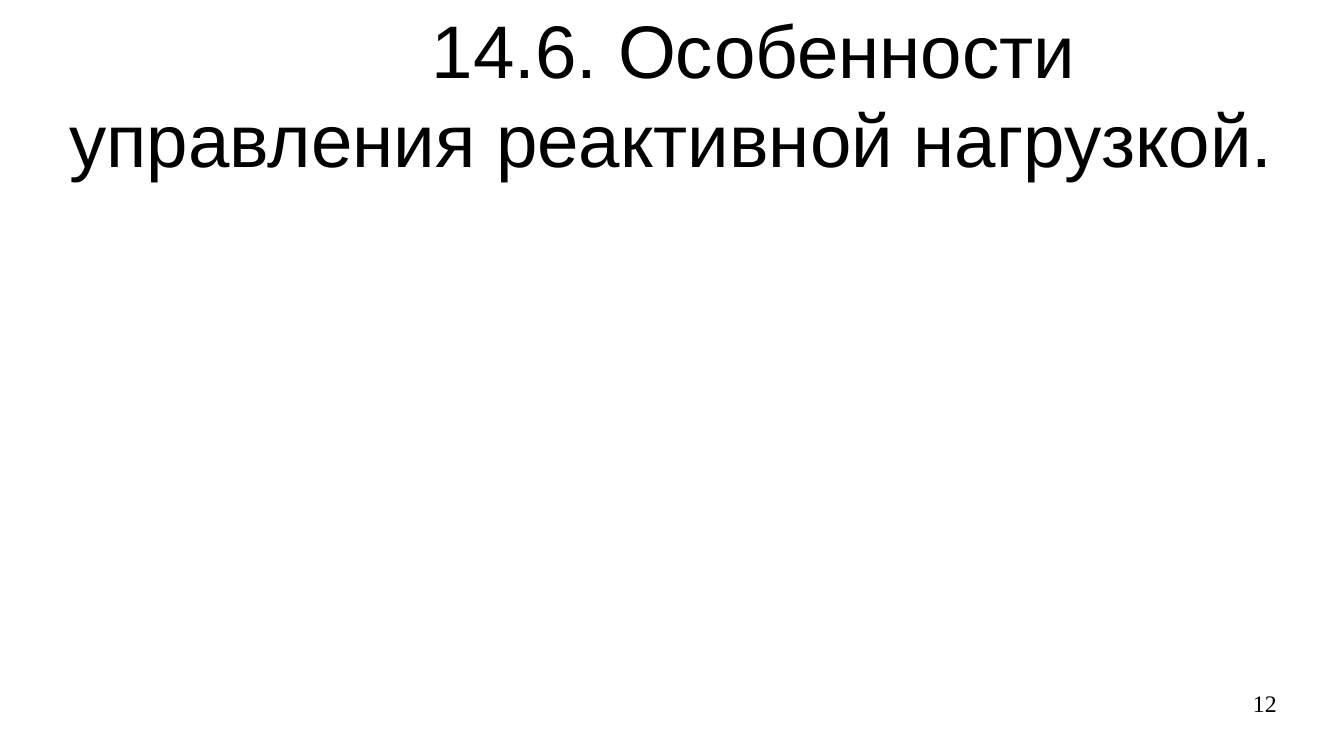
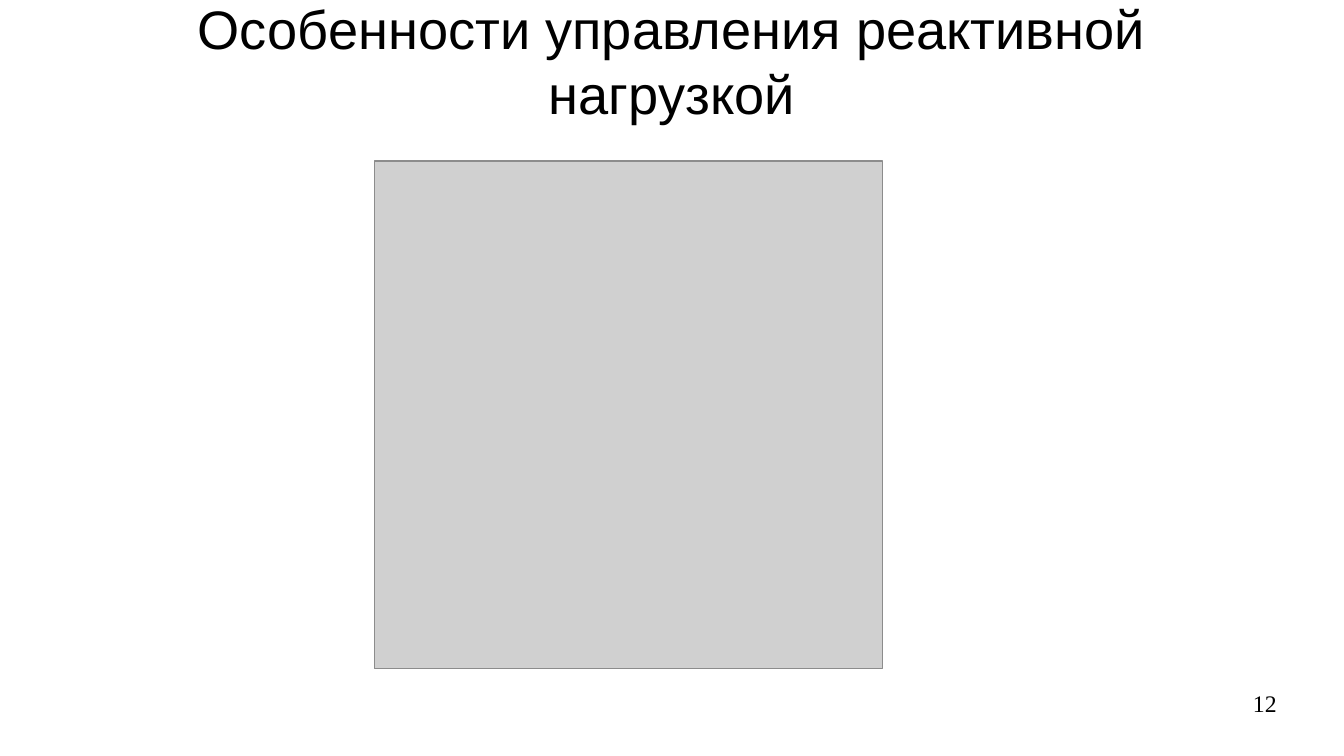
Before and after one commit to steelcraft/stud-lab, a slide deck: slide 12 of Лекции/СBDS01#L8.odp. Drawn at 1344x756 pixels with LibreOffice and Linux fonts; fonts in the diff are those of the drawing; grey boxes stand for pictures. Boxes give left, top, right and bottom in pixels: in the first picture for what was removed or moved away, otherwise in the second. Text is boxed around its words. In the diff, an @@ line names an element or a change of style, - is before the commit and + after.

```diff
--- a/Лекции/СBDS01#L8.odp
+++ b/Лекции/СBDS01#L8.odp
@@ title at box(198, 8, 1145, 123): text changed; size 44 to 32 pt @@
-14.6. Особенности управления реактивной нагрузкой.
+Особенности управления реактивной нагрузкой
@@ picture added at box(374, 161, 883, 670) @@
```
Also in this commit, not shown: 5 other slides changed.
